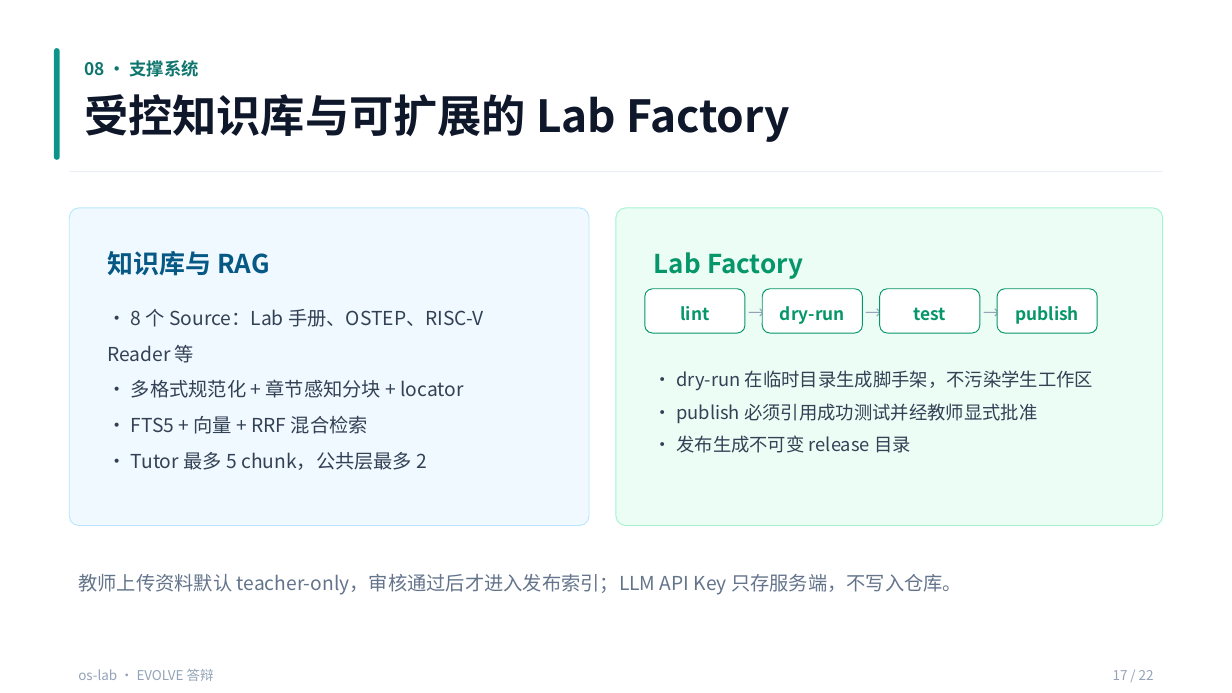
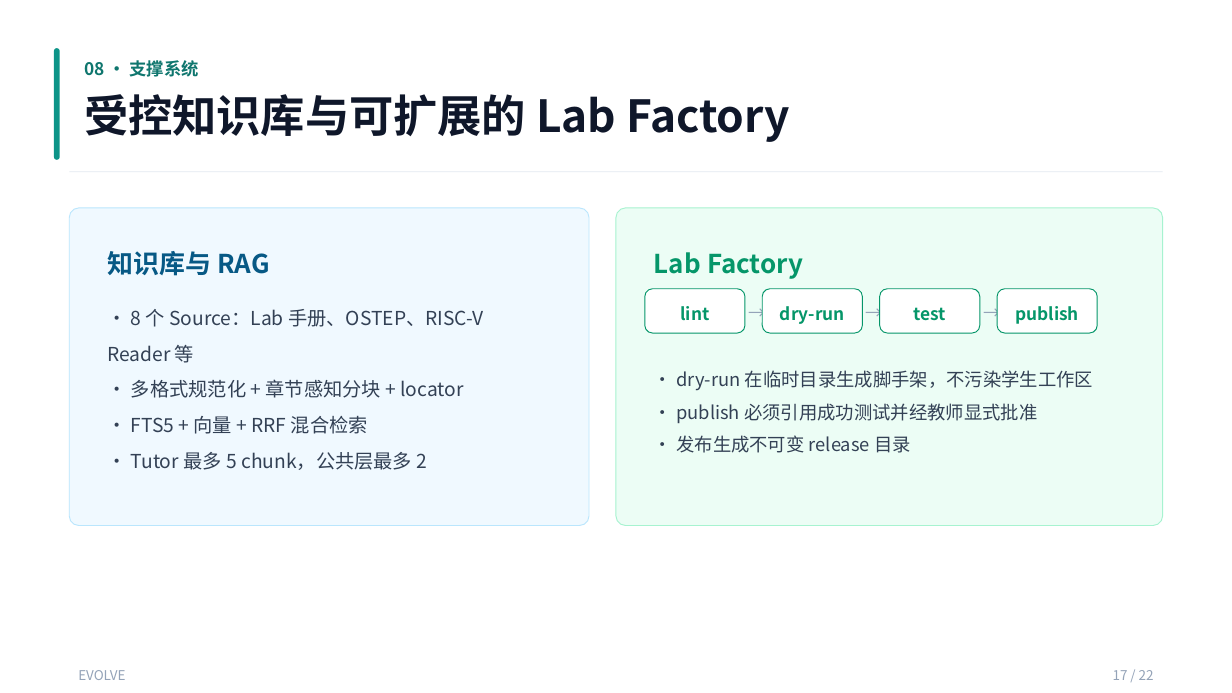
Before and after one commit to AM-SuSh/EVOLVE, a slide deck: slide 17 of 复赛PPT.pptx. Drawn at 1232x693 pixels with LibreOffice and Linux fonts; fonts in the diff are those of the drawing. Boxes give left, top, right and bottom in pixels: in the first picture for what was removed or moved away, otherwise in the second. Text is boxed around its words. In the diff, an @@ line names an element or a change of style, - is before the commit and + after.

```diff
--- a/复赛PPT.pptx
+++ b/复赛PPT.pptx
@@ text removed at (x1=78, y1=574, x2=962, y2=595) @@
-教师上传资料默认 teacher-only，审核通过后才进入发布索引；LLM API Key 只存服务端，不写入仓库。
@@ text at (x1=78, y1=670, x2=125, y2=680): text changed @@
-os-lab · EVOLVE 答辩
+EVOLVE
```
Also in this commit, not shown: 21 other slides changed, 22 other files.
